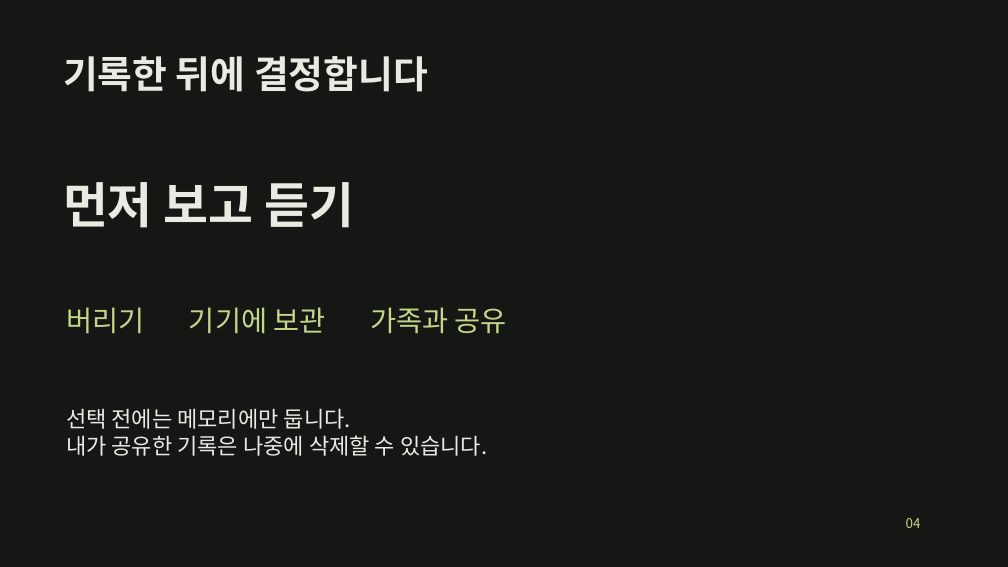
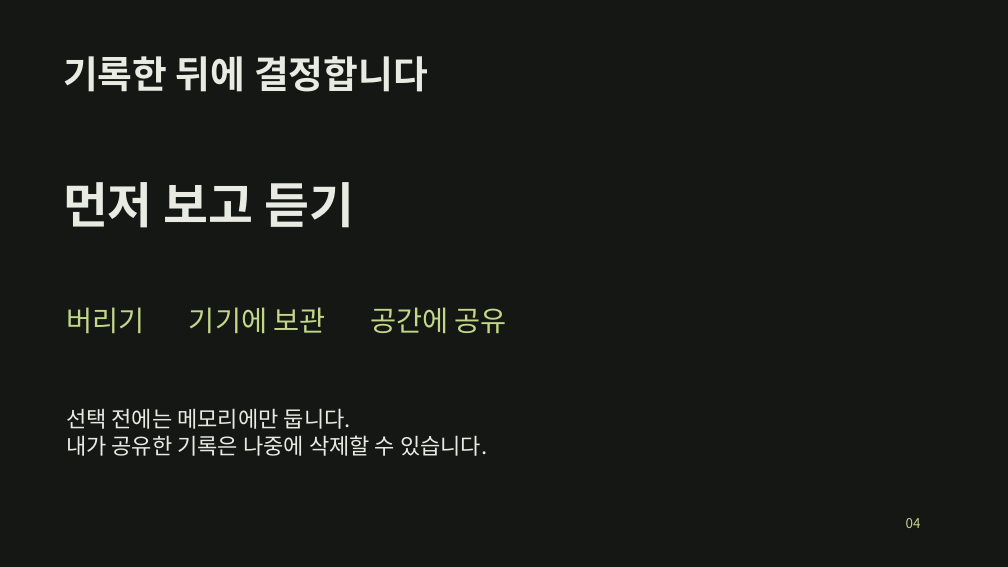
Before and after one commit to JeongHanAh/2026COM-s-Hackathon, a slide deck: slide 4 of submission/01_발표자료.pptx. Drawn at 1008x567 pixels with LibreOffice and Linux fonts; fonts in the diff are those of the drawing. Boxes give left, top, right and bottom in pixels: in the first picture for what was removed or moved away, otherwise in the second. Text is boxed around its words. In the diff, an @@ line names an element or a change of style, - is before the commit and + after.

```diff
--- a/submission/01_발표자료.pptx
+++ b/submission/01_발표자료.pptx
@@ text at <box>66,307,507,334</box>: text changed @@
-버리기 기기에 보관 가족과 공유
+버리기 기기에 보관 공간에 공유
```
Also in this commit, not shown: 7 other slides changed, 12 other files.
